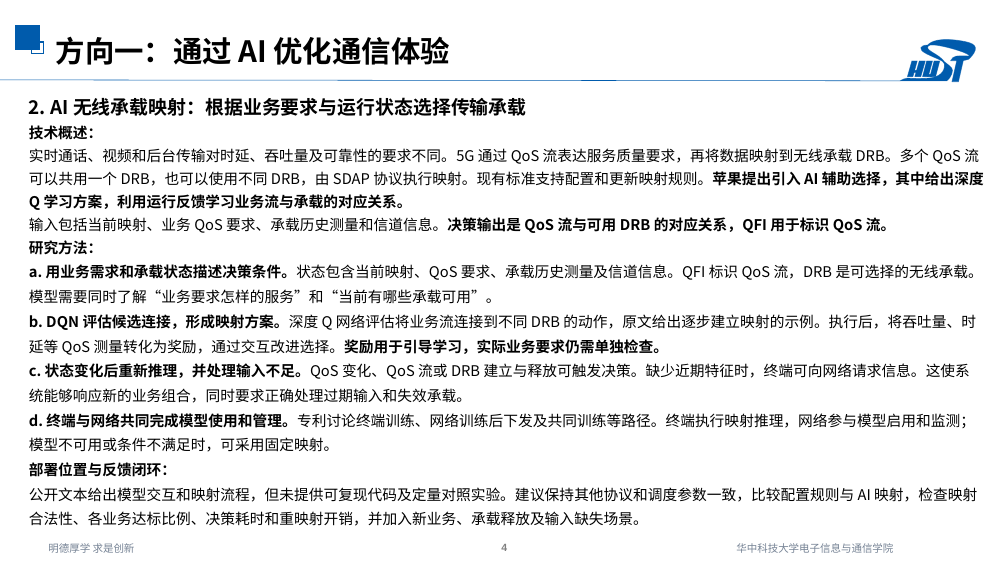
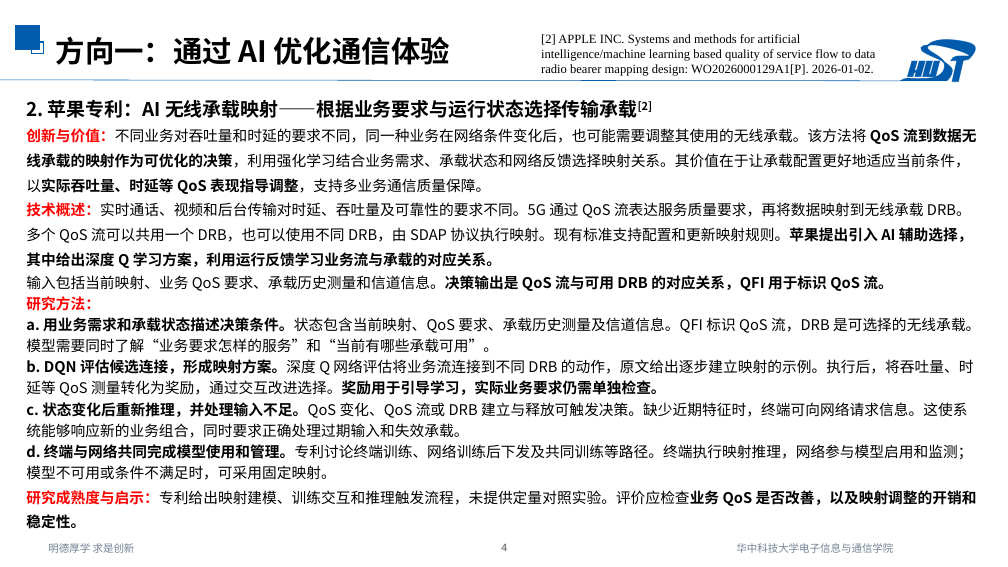
Before and after one commit to strings-pixel/self, a slide deck: slide 4 of 2026.10.10AI与通信融合研究进展调研三.pptx. Drawn at 1008x567 pixels with LibreOffice and Linux fonts; fonts in the diff are those of the drawing. Boxes give left, top, right and bottom in pixels: in the first picture for what was removed or moved away, otherwise in the second. Text is boxed around its words. In the diff, an @@ line names an element or a change of style, - is before the commit and + after.

Commit message:
更新

```diff
--- a/2026.10.10AI与通信融合研究进展调研三.pptx
+++ b/2026.10.10AI与通信融合研究进展调研三.pptx
@@ text added at (541,34,876,76), 12 pt, text #000000 @@
+[2] APPLE INC. Systems and methods for artificial intelligence/machine learning based quality of service flow to data radio bearer mapping design: WO2026000129A1[P]. 2026-01-02.
@@ text at (26,99,977,268): text changed @@
-2. AI 无线承载映射：根据业务要求与运行状态选择传输承载
-技术概述：
-实时通话、视频和后台传输对时延、吞吐量及可靠性的要求不同。5G 通过 QoS 流表达服务质量要求，再将数据映射到无线承载 DRB。多个 QoS 流可以共用一个 DRB，也可以使用不同 DRB，由 SDAP 协议执行映射。现有标准支持配置和更新映射规则。苹果提出引入 AI 辅助选择，其中给出深度 Q 学习方案，利用运行反馈学习业务流与承载的对应关系。
+2. 苹果专利：AI 无线承载映射——根据业务要求与运行状态选择传输承载[2]
+创新与价值：不同业务对吞吐量和时延的要求不同，同一种业务在网络条件变化后，也可能需要调整其使用的无线承载。该方法将 QoS 流到数据无线承载的映射作为可优化的决策，利用强化学习结合业务需求、承载状态和网络反馈选择映射关系。其价值在于让承载配置更好地适应当前条件，以实际吞吐量、时延等 QoS 表现指导调整，支持多业务通信质量保障。
+技术概述：实时通话、视频和后台传输对时延、吞吐量及可靠性的要求不同。5G 通过 QoS 流表达服务质量要求，再将数据映射到无线承载 DRB。多个 QoS 流可以共用一个 DRB，也可以使用不同 DRB，由 SDAP 协议执行映射。现有标准支持配置和更新映射规则。苹果提出引入 AI 辅助选择，其中给出深度 Q 学习方案，利用运行反馈学习业务流与承载的对应关系。
@@ text at (26,296,980,480): text colour #000000 to #FF0000 in "研究方法："; line spacing 1.3 to 1.2; line spacing 1.4 to 1.2 @@
@@ text at (26,490,977,529): text changed @@
-部署位置与反馈闭环：
-公开文本给出模型交互和映射流程，但未提供可复现代码及定量对照实验。建议保持其他协议和调度参数一致，比较配置规则与 AI 映射，检查映射合法性、各业务达标比例、决策耗时和重映射开销，并加入新业务、承载释放及输入缺失场景。
+研究成熟度与启示：专利给出映射建模、训练交互和推理触发流程，未提供定量对照实验。评价应检查业务 QoS 是否改善，以及映射调整的开销和稳定性。
```
Also in this commit, not shown: 6 other slides changed, 1 other file.
